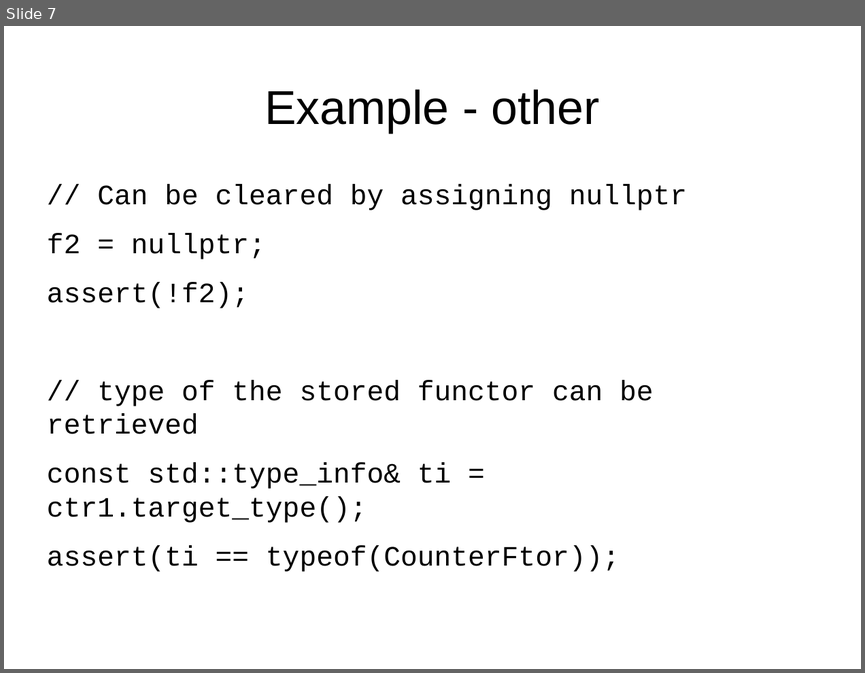
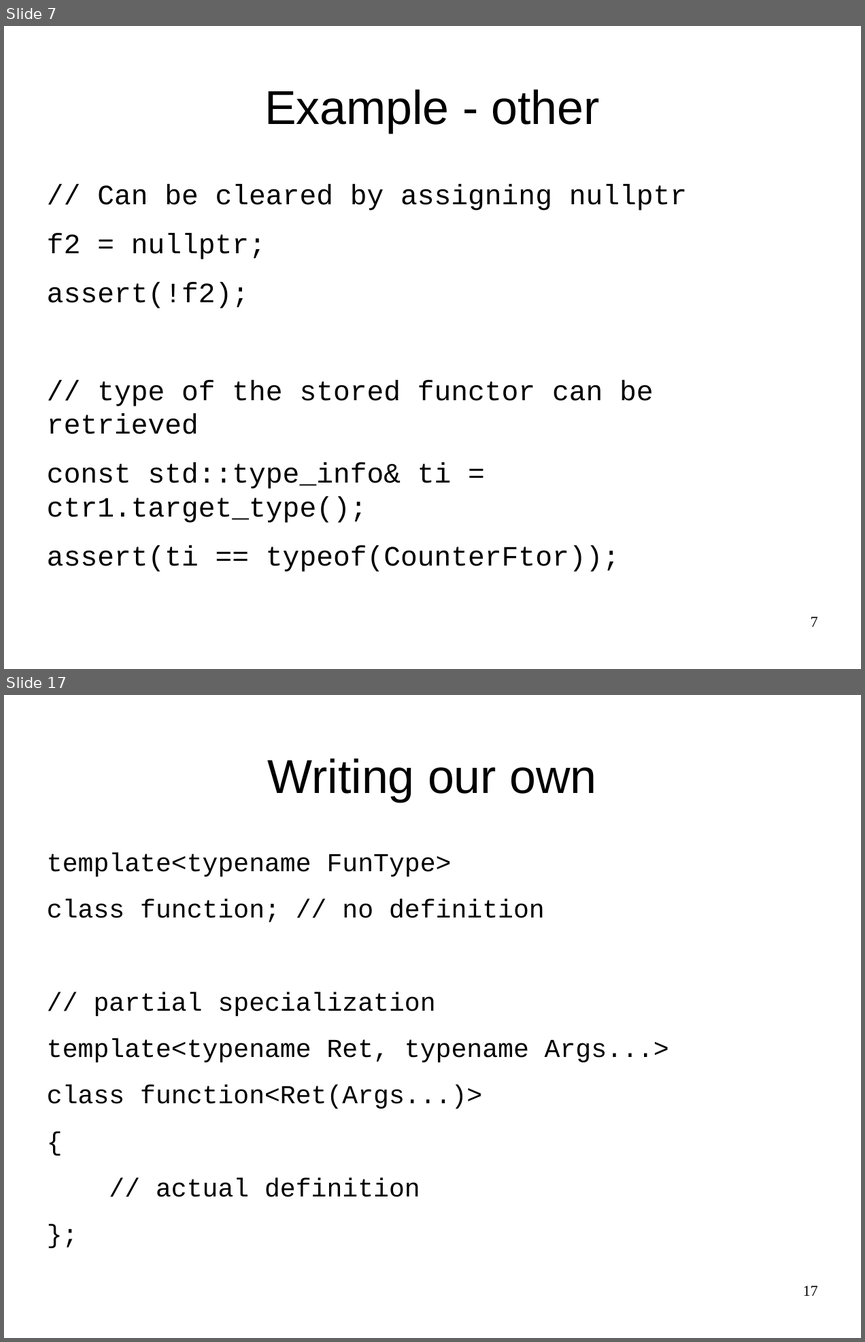
Before and after one commit to maciekgajewski/demystifying_std_function, a slide deck: demystifying-std-function.odp. Shown one above the other, each under a label of ours: slide 7 before the commit, slides 7 and 17 after it; the slides between them are not shown. The pictures are 865x673 and 865x1342 pixels, drawn with LibreOffice and Linux fonts; fonts in the diff are those of the drawing. Boxes give left, top, right and bottom in pixels: in the first picture for what was removed or moved away, otherwise in the second. Text is boxed around its words. In the diff, an @@ line names an element or a change of style, - is before the commit and + after.

Commit message:
test added for from-funtor function

```diff
--- a/demystifying-std-function.odp
+++ b/demystifying-std-function.odp
@@ slide 17 added at <box>4,695,861,1338</box>, background #FFFFFF @@
@@ title added at <box>268,758,596,802</box>, 44 pt, text #000000 @@
+Writing our own
@@ text added at <box>47,853,669,1197</box>, 24.1 pt, text #000000 @@
+template<typename FunType>
+class function; // no definition
+// partial specialization
+template<typename Ret, typename Args...>
+class function<Ret(Args...)>
+{
+// actual definition
+};
@@ page number added at <box>803,1285,818,1295</box>, 14 pt, text #000000 @@
+17
@@ slide 7 changed as well @@
@@ page number added at <box>810,616,818,626</box>, 14 pt, text #000000 @@
+7
```
Also in this commit, not shown: 5 other slides changed, 10 other slides added, 2 other files.
